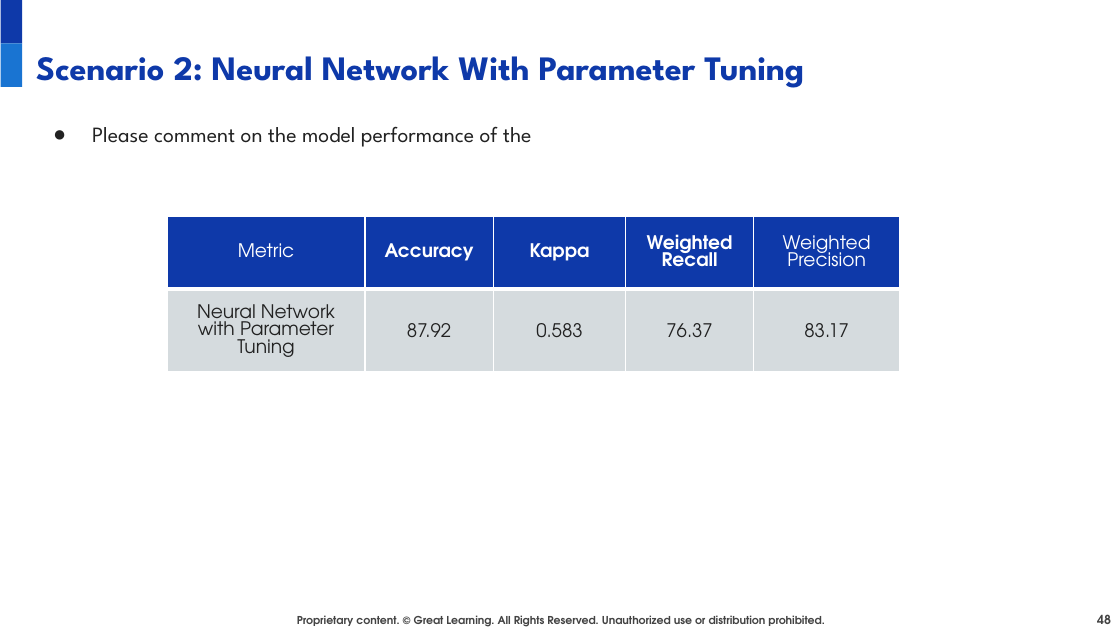
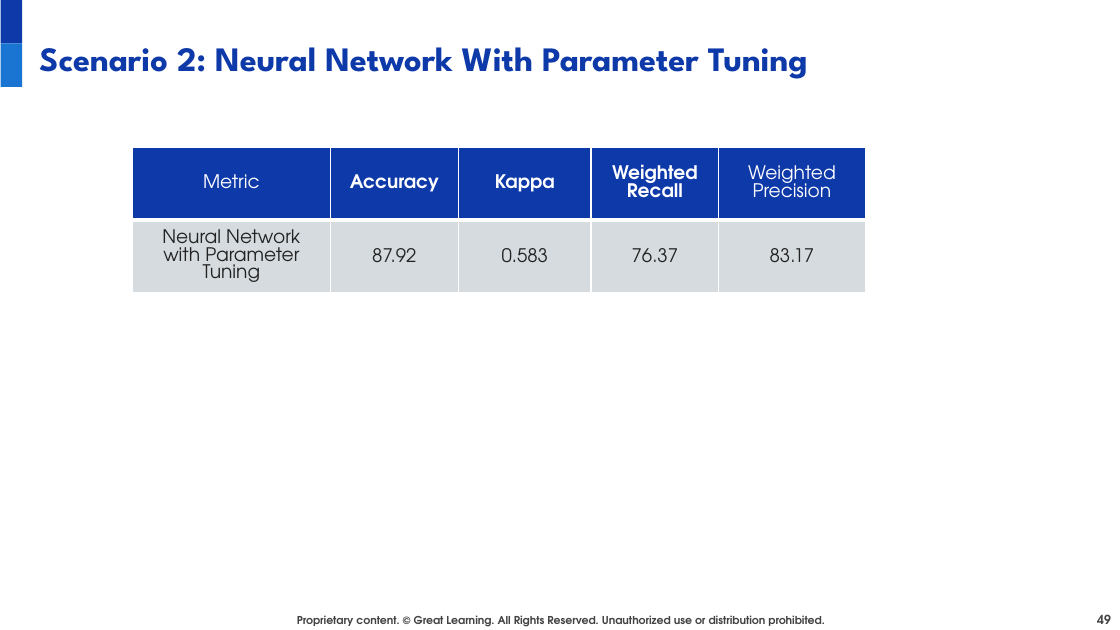
Before and after one commit to juanbucz/GreatLearning-TermProjects, a slide deck: slide 49 of Neural Networks - Loan Default/Loan Default Prediction Presentation - Business Interpretation - John Buczkowski.pptx (slide 48 before the commit). Drawn at 1120x630 pixels with LibreOffice and Linux fonts; fonts in the diff are those of the drawing; background and template pictures are left out. Boxes give left, top, right and bottom in pixels: in the first picture for what was removed or moved away, otherwise in the second. Text is boxed around its words. In the diff, an @@ line names an element or a change of style, - is before the commit and + after.

Commit message:
GL NN Loan Default Prediction Presentation - Individual Model Analysis

```diff
--- a/Neural Networks - Loan Default/Loan Default Prediction Presentation - Business Interpretation - John Buczkowski.pptx
+++ b/Neural Networks - Loan Default/Loan Default Prediction Presentation - Business Interpretation - John Buczkowski.pptx
@@ title "Scenario 2: Neural Network With ...": place and size @@
-title "Scenario 2: Neural Network With ..." at (36,56,804,88)
+title "Scenario 2: Neural Network With ..." at (39,47,808,79)
@@ text removed at (92,126,532,147) @@
-● Please comment on the model performance of the
@@ table: place and size @@
-table at (167,216,900,372)
+table at (132,147,866,298)
```
Also in this commit, not shown: 4 other slides changed, 3 slides added.
